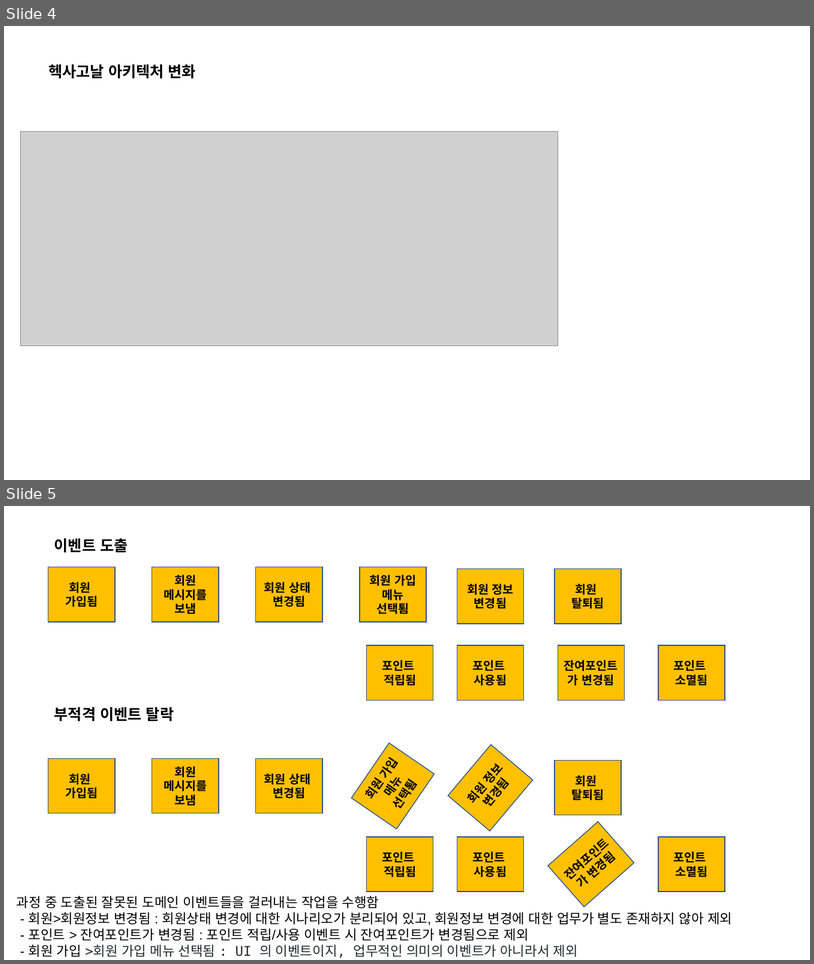
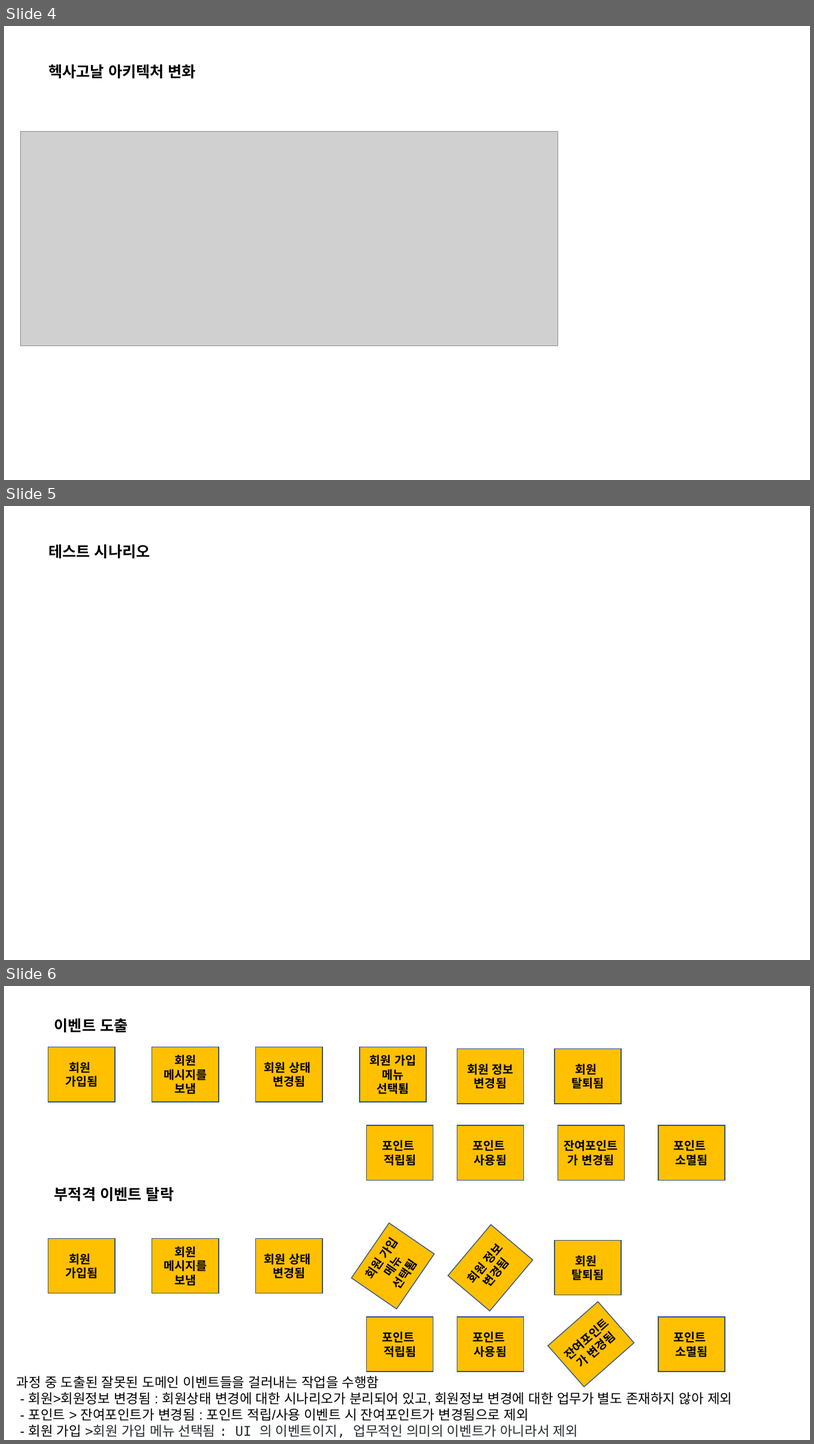
Before and after one commit to MinJeSim/member, a slide deck: 프레젠테이션1.pptx. Shown one above the other, each under a label of ours: slides 4 and 5 before the commit, slides 4, 5 and 6 after it. The pictures are 814x964 and 814x1444 pixels, drawn with LibreOffice and Linux fonts; fonts in the diff are those of the drawing; grey boxes stand for pictures. Boxes give left, top, right and bottom in pixels: in the first picture for what was removed or moved away, otherwise in the second. Text is boxed around its words. In the diff, an @@ line names an element or a change of style, - is before the commit and + after.

Commit message:
ppt 시나리오 추가

```diff
--- a/프레젠테이션1.pptx
+++ b/프레젠테이션1.pptx
@@ slide 5 added at (4, 506, 810, 960), background #FFFFFF @@
@@ text added at (48, 544, 150, 559), 18 pt, text #000000, bold @@
+테스트 시나리오
@@ what was slide 5 is now slide 6 @@
```
Also in this commit, not shown: 2 slides changed.
